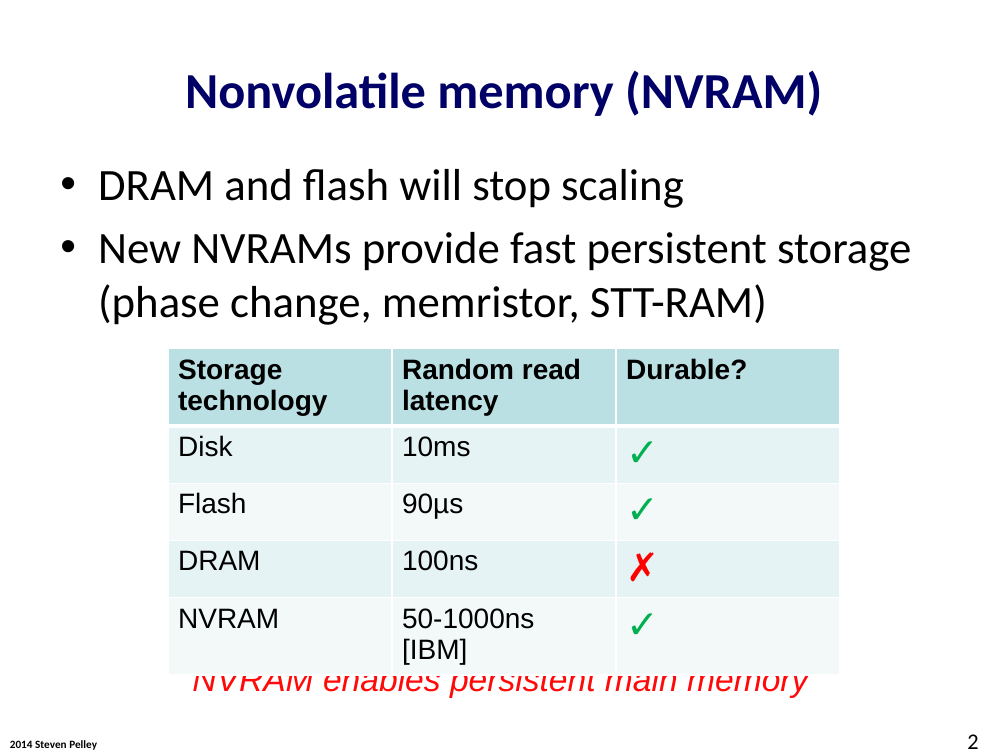
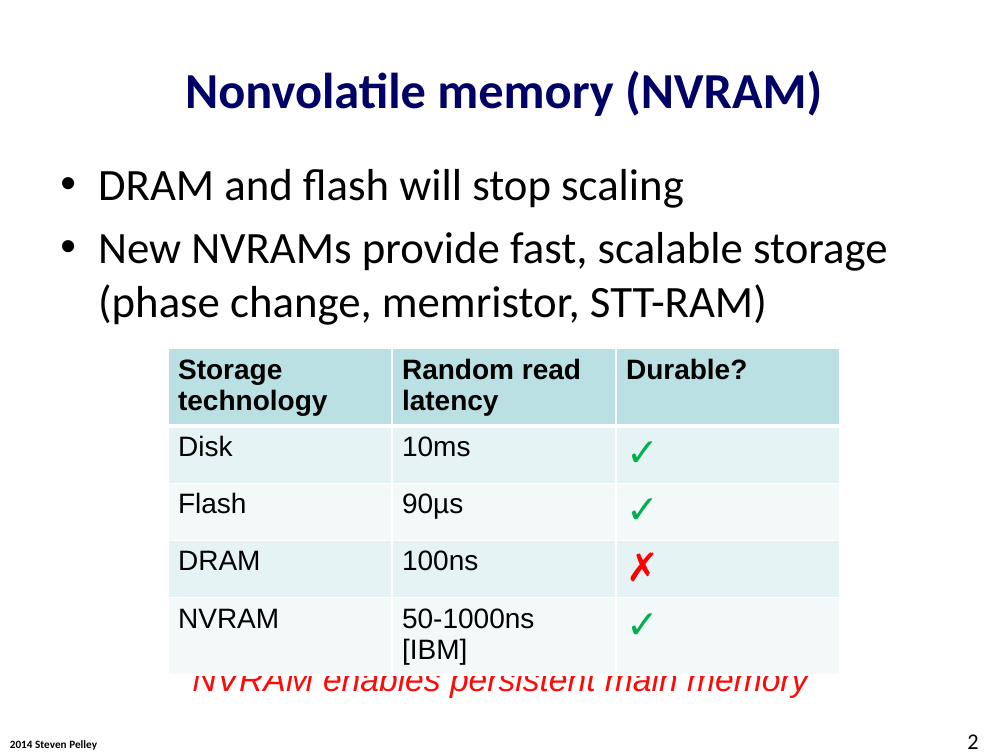
Before and after one commit to Abulila/dissertation, a slide deck: slide 2 of proposal/defense.pptx. Drawn at 1008x756 pixels with LibreOffice and Linux fonts; fonts in the diff are those of the drawing; background and template pictures are left out. Boxes give left, top, right and bottom in pixels: in the first picture for what was removed or moved away, otherwise in the second. Text is boxed around its words. In the diff, an @@ line names an element or a change of style, - is before the commit and + after.

```diff
--- a/proposal/defense.pptx
+++ b/proposal/defense.pptx
@@ text at (x1=98, y1=232, x2=887, y2=325): text changed @@
-• New NVRAMs provide fast persistent storage (phase change, memristor, STT-RAM)
+• New NVRAMs provide fast, scalable storage (phase change, memristor, STT-RAM)
```
Also in this commit, not shown: 24 other slides changed, 1 slide removed.
